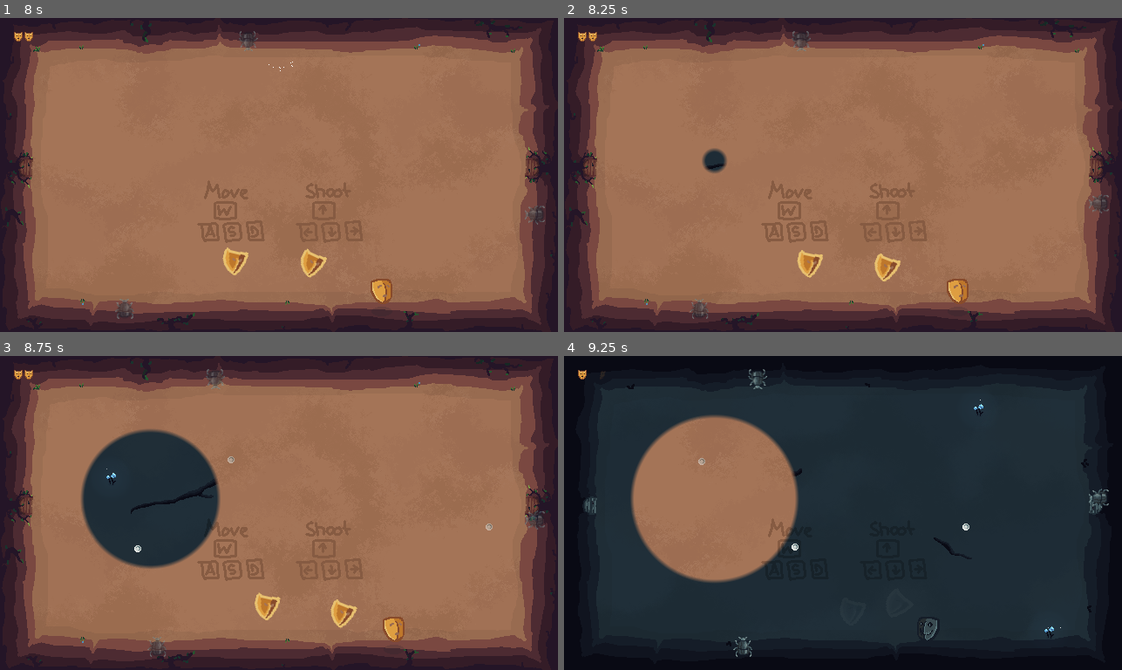
Above: before the commit, frames 1-4 (two rows, left to right).
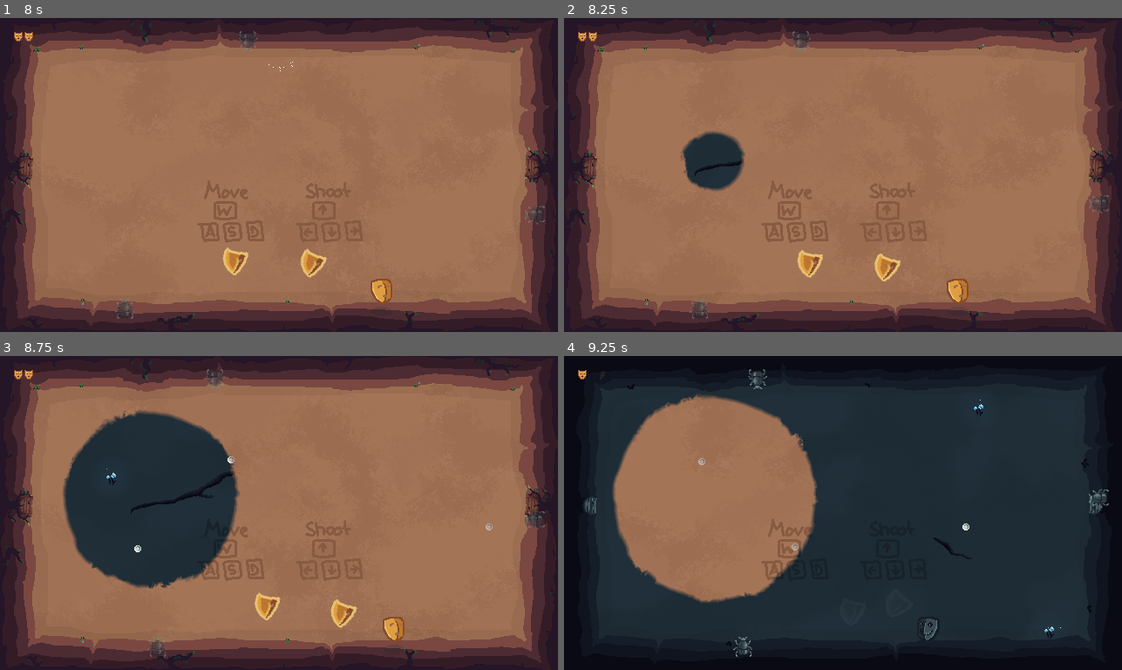
Above: after the commit, the same moments.

Repository: MarcelBlasius/Global-Game-Jam-2026
Game: Godot game, scene res://scenes/main_scene.tscn
Two runs of this game, one before a commit and one after it. Both use one fixed random seed, a clock stepped at 60 frames per second and the inputs below.
Inputs (mouse positions are in pixels of both pictures, inside the frame that each line leads up to):
- Up to frame 1 (8 s): tap Enter at 0.5 s; move the mouse to (401, 159) at 0.52 s; hold D (right) 0.53-1.28 s; tap Shift every 1.5 s from 0.6 to 6.6 s; click (401, 159) at 0.67 s; move the mouse to (167, 190) at 1.27 s; hold S (down) 1.28-2.03 s; tap Ctrl every 1.5 s from 1.35 to 7.35 s; move the mouse to (334, 105) at 2.02 s; hold D (right) 2.03-2.78 s; move the mouse to (251, 237) at 2.77 s; hold Up (shoot up) 2.78-3.53 s; click (251, 237) at 2.92 s; move the mouse to (446, 222) at 3.52 s; hold A (left) 3.53-5.03 s; move the mouse to (111, 127) at 4.27 s; move the mouse to (306, 175) at 5.02 s; hold S (down) 5.03-5.78 s; click (306, 175) at 5.17 s; move the mouse to (195, 96) at 5.77 s; hold D (right) 5.78-6.53 s; move the mouse to (401, 159) at 6.52 s; hold Up (shoot up) 6.53-7.28 s; move the mouse to (167, 190) at 7.27 s; hold D (right) from 7.28 s (still down); click (167, 190) at 7.42 s
- Up to frame 2 (8.25 s): move the mouse to (898, 105) at 8.02 s; release D (right) at 8.03 s; hold S (down) from 8.03 s (still down); tap Shift at 8.1 s
- Up to frame 3 (8.75 s): keep holding S (down)
- Up to frame 4 (9.25 s): move the mouse to (815, 575) at 8.77 s; release S (down) at 8.78 s; hold A (left) from 8.78 s (still down); tap Ctrl at 8.85 s

Frame 1 is identical in both runs. In frame 2, 1.5% of the frame differs, in the area x 20-33%, y 36-56%; in frame 3, 5.9%; in frame 4, 7.1%, in the area x 8-46%, y 12-79%.

Commit message:
noise stuff

Diff:
--- /dev/null
+++ b/spectra/scenes/bela/noise_test.tscn
@@ -0,0 +1,37 @@
+[gd_scene format=3 uid="uid://dg1hwbo6oki8"]
+
+[ext_resource type="Script" uid="uid://cvh20potjrt33" path="res://scripts/update_noise.gd" id="1_a8xpg"]
+
+[sub_resource type="ShaderMaterial" id="ShaderMaterial_txdqm"]
+
+[sub_resource type="QuadMesh" id="QuadMesh_a8xpg"]
+
+[sub_resource type="FastNoiseLite" id="FastNoiseLite_8ol3o"]
+noise_type = 0
+frequency = 0.0117
+offset = Vector3(85.36, 79.65, -703.12)
+fractal_octaves = 6
+fractal_gain = -1.32
+fractal_weighted_strength = 1.0
+domain_warp_enabled = true
+domain_warp_amplitude = 30.32
+
+[sub_resource type="NoiseTexture2D" id="NoiseTexture2D_j1v85"]
+width = 640
+height = 320
+noise = SubResource("FastNoiseLite_8ol3o")
+seamless = true
+
+[node name="NoiseTest" type="Node2D" unique_id=1102631375]
+
+[node name="MeshInstance2D" type="MeshInstance2D" parent="." unique_id=897704126]
+material = SubResource("ShaderMaterial_txdqm")
+position = Vector2(320, 180)
+scale = Vector2(640, 360)
+mesh = SubResource("QuadMesh_a8xpg")
+script = ExtResource("1_a8xpg")
+noise_tex = SubResource("NoiseTexture2D_j1v85")
+noise = SubResource("FastNoiseLite_8ol3o")
+
+[node name="Camera2D" type="Camera2D" parent="." unique_id=1960122362]
+offset = Vector2(320, 180)
--- a/spectra/scenes/bela/subviews/world_a.tscn
+++ b/spectra/scenes/bela/subviews/world_a.tscn
@@ -2,6 +2,7 @@
 
 [ext_resource type="Shader" uid="uid://5bqcxyn7775i" path="res://shaders/alpha.gdshader" id="1_c8xer"]
 [ext_resource type="Script" uid="uid://dlvp6n60jdk5e" path="res://scripts/alpha.gd" id="2_mtvx8"]
+[ext_resource type="PackedScene" uid="uid://dg1hwbo6oki8" path="res://scenes/bela/noise_test.tscn" id="3_ltjy5"]
 
 [sub_resource type="ShaderMaterial" id="ShaderMaterial_mtvx8"]
 shader = ExtResource("1_c8xer")
@@ -9,6 +10,7 @@
 shader_parameter/value_count = 0
 shader_parameter/corona = 5.0
 shader_parameter/invert_world = false
+shader_parameter/time_millis = 0.0
 
 [sub_resource type="QuadMesh" id="QuadMesh_ltjy5"]
 
@@ -24,3 +26,8 @@
 scale = Vector2(-640, 360)
 mesh = SubResource("QuadMesh_ltjy5")
 script = ExtResource("2_mtvx8")
+
+[node name="SubViewport" type="SubViewport" parent="MeshInstance2D" unique_id=54492146]
+size = Vector2i(640, 320)
+
+[node name="NoiseTest" parent="MeshInstance2D/SubViewport" unique_id=1102631375 instance=ExtResource("3_ltjy5")]
--- a/spectra/scripts/alpha.gd
+++ b/spectra/scripts/alpha.gd
@@ -15,6 +15,8 @@
 var mouse_pressed: bool = false
 var mouse_scroll: float = 1
 var invert_world_debug: bool = false
+
+@onready var vp_noise := $SubViewport
 
 func set_world(index: int):
 	if (index == 0):
@@ -42,6 +44,7 @@
 	material.set_shader_parameter("value_count", arrayMaxLength)
 # Called when the node enters the scene tree for the first time.
 func _ready() -> void:
+	material.set_shader_parameter("tex_noise", vp_noise.get_texture())
 	#posList.resize(arrayMaxLength)
 	#print(posList.size())
 	#for i in range(arrayMaxLength):
@@ -104,5 +107,6 @@
 	#posList[0].worldBit = invert_world_debug if 1 else 0
 	setPosAndRad()
 	material.set_shader_parameter("invert_world", invert_world)
+	material.set_shader_parameter("time_millis", Time.get_ticks_msec())
 
 	pass
--- /dev/null
+++ b/spectra/scripts/update_noise.gd
@@ -0,0 +1,27 @@
+extends MeshInstance2D
+
+@export var noise_tex : NoiseTexture2D
+
+@export var noise : FastNoiseLite
+# Called when the node enters the scene tree for the first time.
+func _ready() -> void:
+	noise = noise_tex.noise
+	texture = noise_tex
+
+	#var noise := mat. .noise as FastNoiseLite
+	pass # Replace with function body.
+
+
+# Called every frame. 'delta' is the elapsed time since the previous frame.
+func _process(delta: float) -> void:
+	noise.offset += Vector3(0, 0, 20)
+	noise_tex.reset_state()
+
+	#noise_tex.emit_changed()
+	#noise.emit_changed()
+	#await texture.changed
+	#var offset: Vector3 = mat.get_shader_parameter("noise_offset")
+	#offset += Vector3(0.1, 0.05) * delta
+	#mat.set_shader_parameter("noise_offset", offset)
+
+	pass
--- a/spectra/shaders/alpha.gdshader
+++ b/spectra/shaders/alpha.gdshader
@@ -1,10 +1,13 @@
 shader_type canvas_item;
+
+uniform sampler2D tex_noise;
 
 uniform float posValues[40]; // position  and radius packed together in 4 values
 uniform int value_count;
 
 uniform float corona = 40;
 uniform bool invert_world;
+uniform float time_millis;
 //void vertex() {
 	//// Called for every vertex the material is visible on.
 //}
@@ -70,6 +73,12 @@
 
 void fragment() {
 	// Called for every pixel the material is visible on.
+	vec2 noiseUV = UV + vec2(0.3, 0.4) * time_millis * 0.00001;
+	int uInt = int(noiseUV.x);
+	int vInt = int(noiseUV.y);
+	noiseUV = noiseUV - vec2(float(uInt), float(vInt));
+
+	vec4 noise = texture(tex_noise, noiseUV);
 	vec2 uv = UV * vec2(640, 360);
 	float distResult = 9999999.0;
 	for(int i = 0; i< value_count; i++)
@@ -114,6 +123,7 @@
 		distResult = differenceSDF(union, intersection);
 	}
 
+	distResult -= ((noise.x + 1.0)/ 2.0)  * 30.0;
     float a = calcAlpha(distResult);
 
 	if (invert_world)
Not shown, added: spectra/scripts/update_noise.gd.uid
